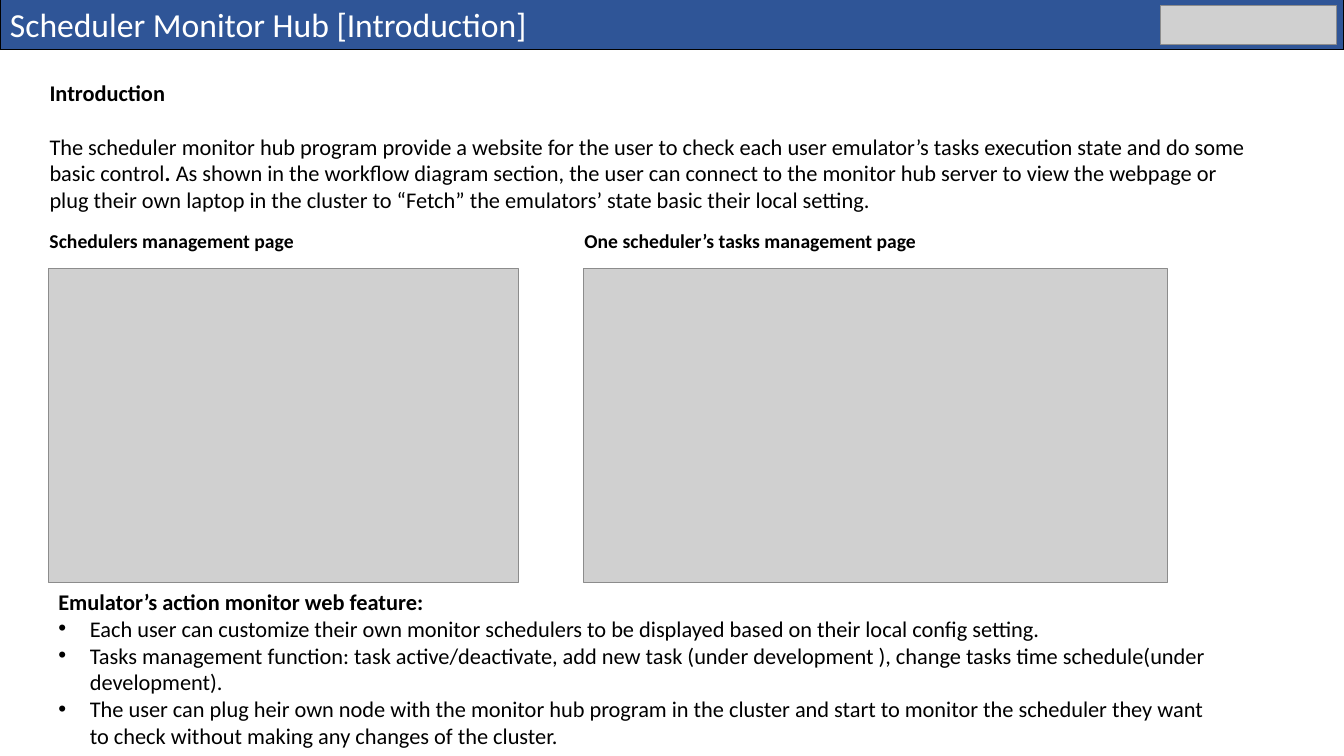
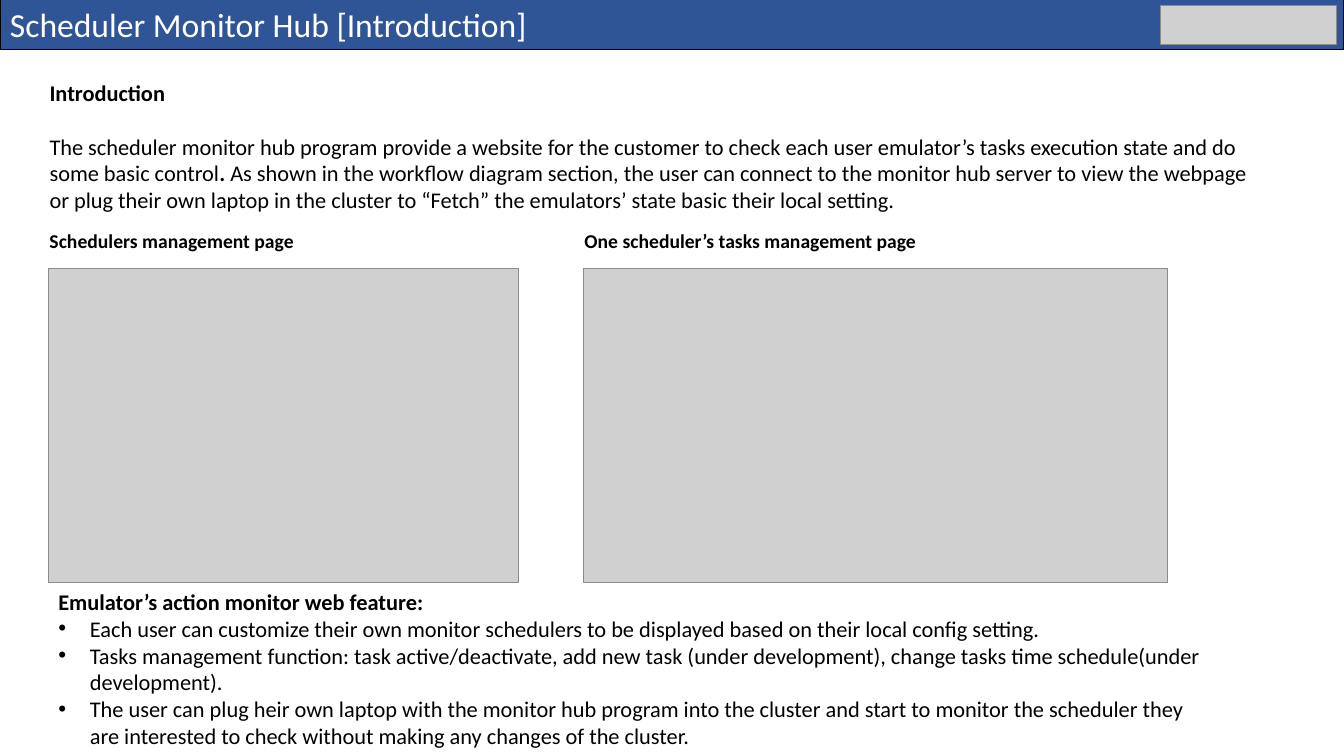
Before and after one commit to LiuYuancheng/Cluster_User_Emulation_System, a slide deck: slide 11 of doc/User_Action_Emulator_Design_Doc.pptx. Drawn at 1344x756 pixels with LibreOffice and Linux fonts; fonts in the diff are those of the drawing; grey boxes stand for pictures. Boxes give left, top, right and bottom in pixels: in the first picture for what was removed or moved away, otherwise in the second. Text is boxed around its words. In the diff, an @@ line names an element or a change of style, - is before the commit and + after.

```diff
--- a/doc/User_Action_Emulator_Design_Doc.pptx
+++ b/doc/User_Action_Emulator_Design_Doc.pptx
@@ text at bbox=[50, 139, 1246, 212]: text changed @@
-The scheduler monitor hub program provide a website for the user to check each user emulator’s tasks execution state and do some basic control. As shown in the workflow diagram section, the user can connect to the monitor hub server to view the webpage or plug their own laptop in the cluster to “Fetch” the emulators’ state basic their local setting.
+The scheduler monitor hub program provide a website for the customer to check each user emulator’s tasks execution state and do some basic control. As shown in the workflow diagram section, the user can connect to the monitor hub server to view the webpage or plug their own laptop in the cluster to “Fetch” the emulators’ state basic their local setting.
@@ text at bbox=[90, 648, 1200, 748]: text changed @@
-• Tasks management function: task active/deactivate, add new task (under development ), change tasks time schedule(under development).
-• The user can plug heir own node with the monitor hub program in the cluster and start to monitor the scheduler they want to check without making any changes of the cluster.
+• Tasks management function: task active/deactivate, add new task (under development), change tasks time schedule(under development).
+• The user can plug heir own laptop with the monitor hub program into the cluster and start to monitor the scheduler they are interested to check without making any changes of the cluster.
```
Also in this commit, not shown: 6 other slides changed, 11 other files.
